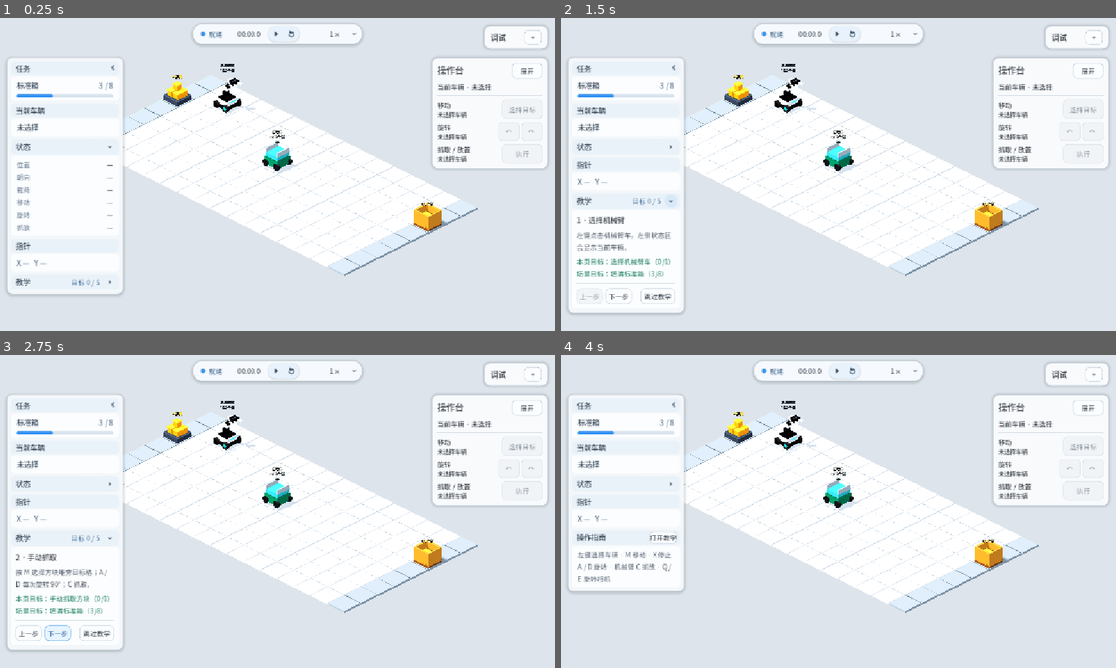
Above: before the commit, frames 1-4 (two rows, left to right).
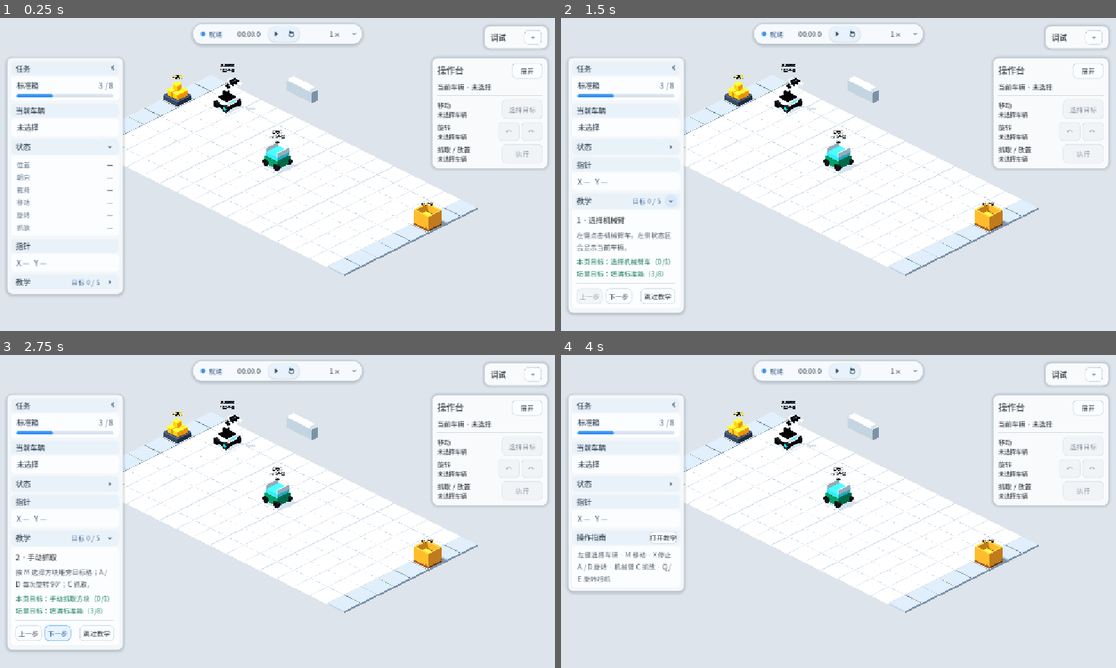
Above: after the commit, the same moments.

Repository: Ri0n72Y/automata
Game: Godot game, scene res://scenes/scene_01/scene_01_basic_packing.tscn
Same seed, same stepped clock (60 frames per second), same inputs: the game is played once before the commit and once after it.
Inputs (mouse positions are in pixels of both pictures, inside the frame that each line leads up to):
- Up to frame 1 (0.25 s): no input
- Up to frame 2 (1.5 s): click (672, 146) at 0.5 s; click (672, 199) at 1.27 s
- Up to frame 3 (2.75 s): click "下一步" at 2 s
- Up to frame 4 (4 s): click "上一步" at 2.75 s; click "跳过教学" at 3.5 s

The runs differ from the first frame. In frame 1, 0.3% of the frame differs, in the area x 51-58%, y 18-28%; in frame 2, 0.3%; in frame 3, 0.3%; in frame 4, 0.3%.

Commit message:
feat(scene-01): apply art vertical slice

Diff:
--- a/scenes/scene_01/scene_01_basic_packing.tscn
+++ b/scenes/scene_01/scene_01_basic_packing.tscn
@@ -29,6 +29,7 @@
 [ext_resource type="PackedScene" path="res://scenes/scene_01/components/grid_selection_visuals.tscn" id="29_grid_selection_visuals"]
 [ext_resource type="PackedScene" path="res://scenes/scene_01/components/vehicle_move_preview.tscn" id="30_vehicle_move_preview"]
 [ext_resource type="PackedScene" path="res://scenes/scene_01/components/scene_01_operations_panel.tscn" id="31_operations_ui"]
+[ext_resource type="PackedScene" path="res://scenes/scene_01/components/scene_01_art_vertical_slice_sample.tscn" id="32_art_sample"]
 
 [sub_resource type="Resource" id="Resource_ground_field"]
 resource_local_to_scene = true
@@ -69,6 +70,9 @@
 
 [node name="GridTileView" parent="SceneRoot/GridRoot" instance=ExtResource("3_static_field")]
 unique_name_in_owner = true
+
+[node name="ArtVerticalSliceSample" parent="SceneRoot/GridRoot" instance=ExtResource("32_art_sample")]
+position = Vector3(4, 0, -0.48)
 
 [node name="GridDebugView" type="Node3D" parent="SceneRoot/GridRoot"]
 unique_name_in_owner = true
Not shown: 1 places in scenes/scene_01/scene_01_basic_packing.tscn that only renumber resources
